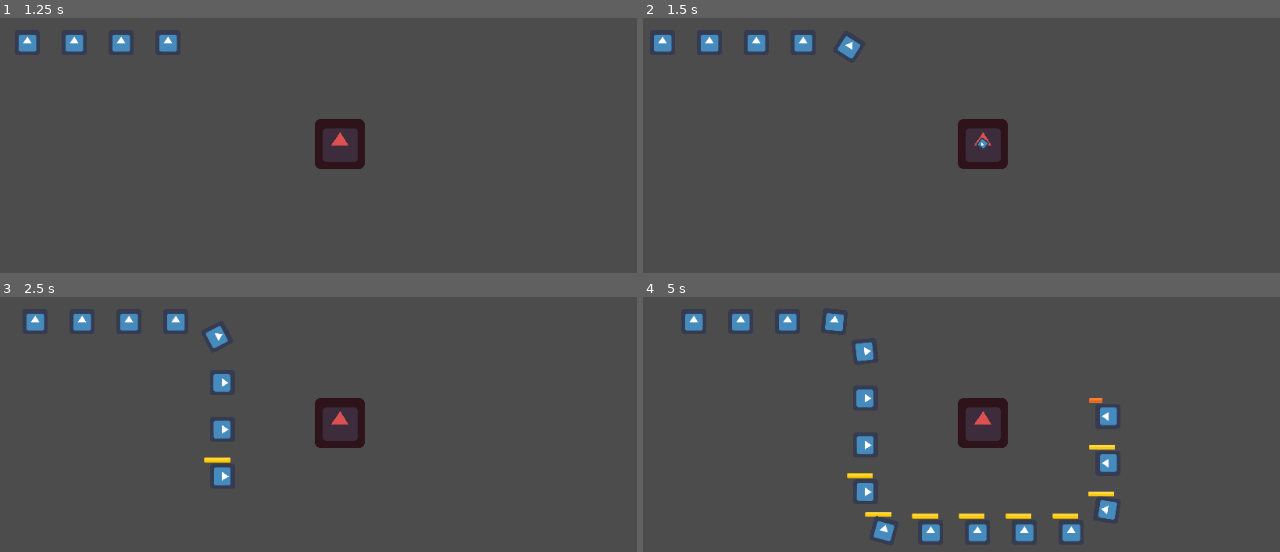
Above: before the commit, frames 1-4 (two rows, left to right).
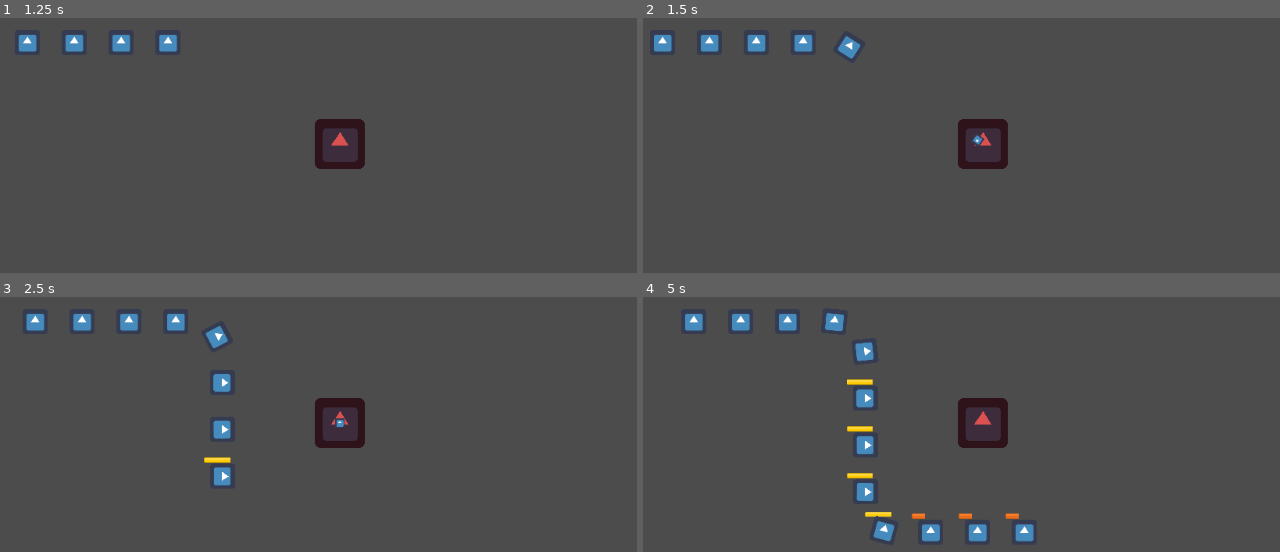
Above: after the commit, the same moments.

Repository: Tuiuiu/GodotProjects
Game: Godot game, scene res://Maps/TestMap.tscn
Same seed, same stepped clock (60 frames per second), same inputs: the game is played once before the commit and once after it. The project has no main scene, so this scene is started directly. The engine's default icon, where the game draws it, is replaced by a stand-in: a white triangle on a blue panel in a dark square.
Inputs:
- Up to frame 1 (1.25 s): tap Enter at 0.5 s
- Up to frame 2 (1.5 s): no input
- Up to frame 3 (2.5 s): no input
- Up to frame 4 (5 s): no input

Frame 1 is identical in both runs. In frame 2, less than 0.1% of the frame differs, in the area x 51-55%, y 45-51%; in frame 3, less than 0.1%; in frame 4, 1.6%, in the area x 32-75%, y 32-97%.

Commit message:
Try to simplify projectile movement by removing steering force

Diff:
--- a/TowerDefensePrototype/NPCs/Projectiles/Projectile.gd
+++ b/TowerDefensePrototype/NPCs/Projectiles/Projectile.gd
@@ -1,16 +1,17 @@
 extends Area2D
 
 var target
-var speed = 400
+var speed = 500
 var velocity = Vector2.ZERO
 var acceleration = Vector2.ZERO
 export (float) var damage = 1
-export var steer_force = 350.0
+export var steer_force = 750.0
 
 func start(_transform, _target):
     global_transform = _transform
     #velocity = transform.x * speed
     target = weakref(_target)
+    velocity = (target.get_ref().position - position).normalized() * speed
 
 func seek():
     var steer = Vector2.ZERO
@@ -20,13 +21,20 @@
     return steer
 
 func _physics_process(delta):
-    acceleration += seek()
-    velocity += acceleration * delta
-    velocity = velocity.clamped(speed)
-    rotation = velocity.angle()
-    position += velocity * delta
+
     if(!target.get_ref()):
         queue_free()
+    else:
+        #acceleration += seek()
+        #velocity += acceleration * delta
+        #velocity = velocity.clamped(speed)
+        #rotation = velocity.angle()
+        #position += velocity * delta
+
+        var desired = (target.get_ref().position - position).normalized() * speed
+        desired = desired.clamped(speed)
+        rotation = desired.angle()
+        position += desired * delta
 
 func expire():
     yield(get_tree().create_timer(2), "timeout")
@@ -40,4 +48,4 @@
         var enemy = area.get_parent()
         if (enemy == target.get_ref()):
             enemy.take_damage(damage)
-        queue_free()
+            queue_free()
--- a/TowerDefensePrototype/NPCs/Projectiles/Projectile.tscn
+++ b/TowerDefensePrototype/NPCs/Projectiles/Projectile.tscn
@@ -4,7 +4,7 @@
 [ext_resource path="res://icon.png" type="Texture" id=2]
 
 [sub_resource type="RectangleShape2D" id=1]
-extents = Vector2( 6.5, 6.5 )
+extents = Vector2( 7, 7 )
 
 [node name="Projectile" type="Area2D" groups=[
 "Projectile",
--- a/TowerDefensePrototype/Towers/Tower.gd
+++ b/TowerDefensePrototype/Towers/Tower.gd
@@ -1,9 +1,8 @@
 extends Node2D
 
-export var cooldown = 2.5
+export var cooldown = 1.0
 
 var can_shoot = true
-onready var nextShot = 0
 onready var onCombat = false
 onready var visibleEnemies = 0
 onready var targets = []
